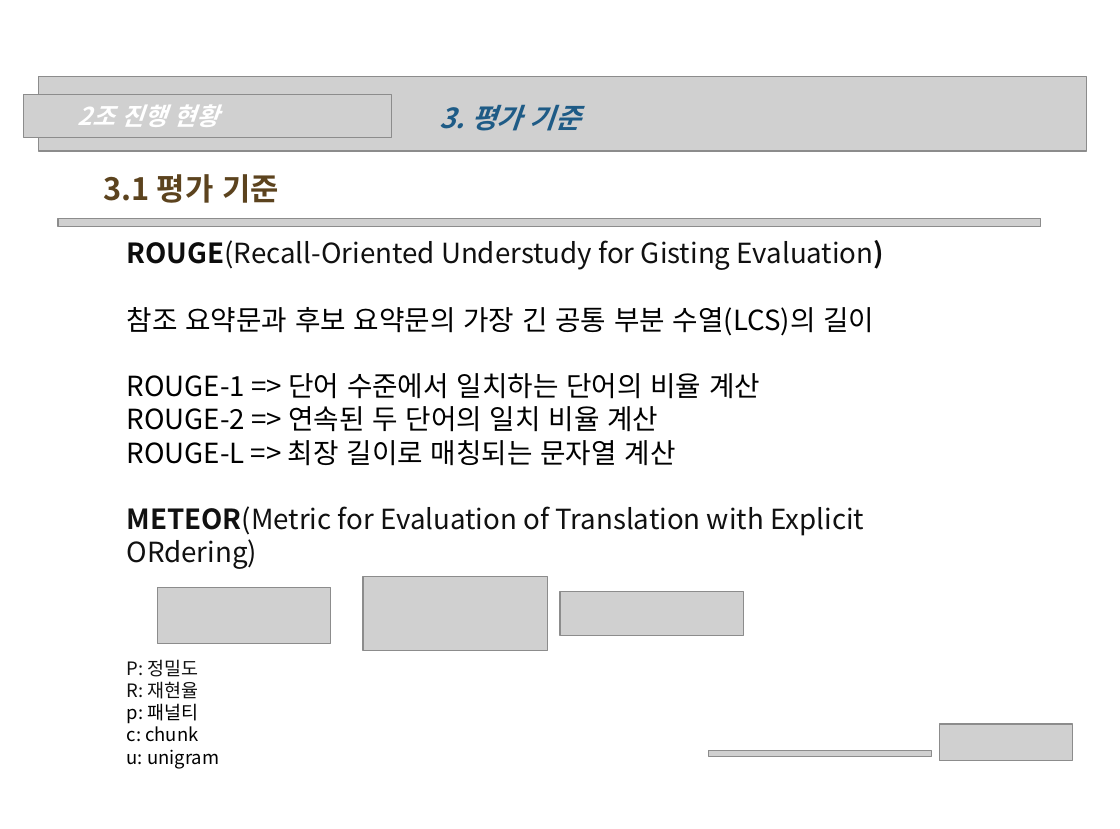
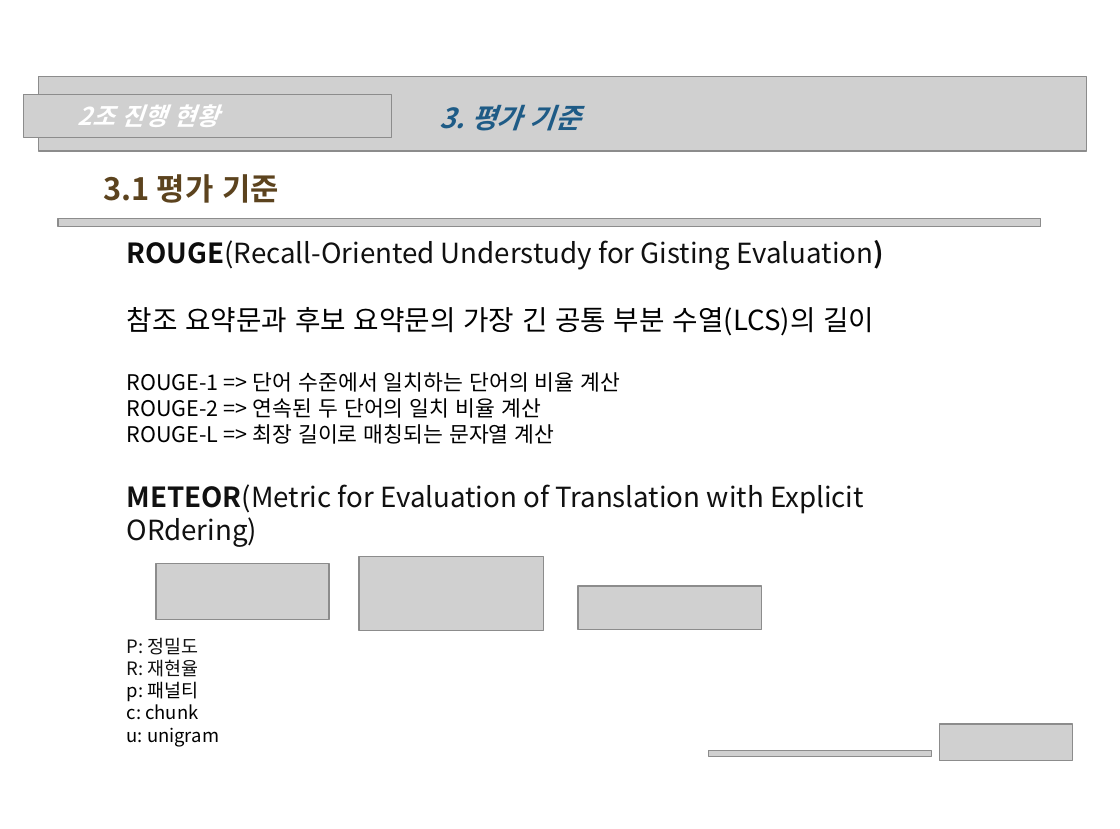
Before and after one commit to wonchul98/audio-to-summary, a slide deck: slide 8 of ppt/0609_2조_나현희_신원철.pptx (slide 7 before the commit). Drawn at 1120x829 pixels with LibreOffice and Linux fonts; fonts in the diff are those of the drawing; grey boxes stand for pictures; background and template pictures are left out. Boxes give left, top, right and bottom in pixels: in the first picture for what was removed or moved away, otherwise in the second. Text is boxed around its words. In the diff, an @@ line names an element or a change of style, - is before the commit and + after.

```diff
--- a/ppt/0609_2조_나현희_신원철.pptx
+++ b/ppt/0609_2조_나현희_신원철.pptx
@@ text at bbox=[127, 372, 621, 444]: size 18 to 14 pt in "ROUGE-1 => 단어 수준에서 일치하는 단어의 비율 ...", "ROUGE-2 => 연속된 두 단어의 일치 비율 ...", "ROUGE-L => 최장 길이로 매칭되는 문자열 계산" @@
@@ picture: place and size @@
-picture at bbox=[157, 587, 330, 644]
+picture at bbox=[156, 563, 329, 619]
@@ picture: place and size @@
-picture at bbox=[363, 576, 548, 650]
+picture at bbox=[359, 556, 544, 630]
@@ picture: place and size @@
-picture at bbox=[561, 592, 744, 636]
+picture at bbox=[578, 586, 762, 630]
```
Also in this commit, not shown: 5 other slides changed, 4 slides added, 1 other file.
